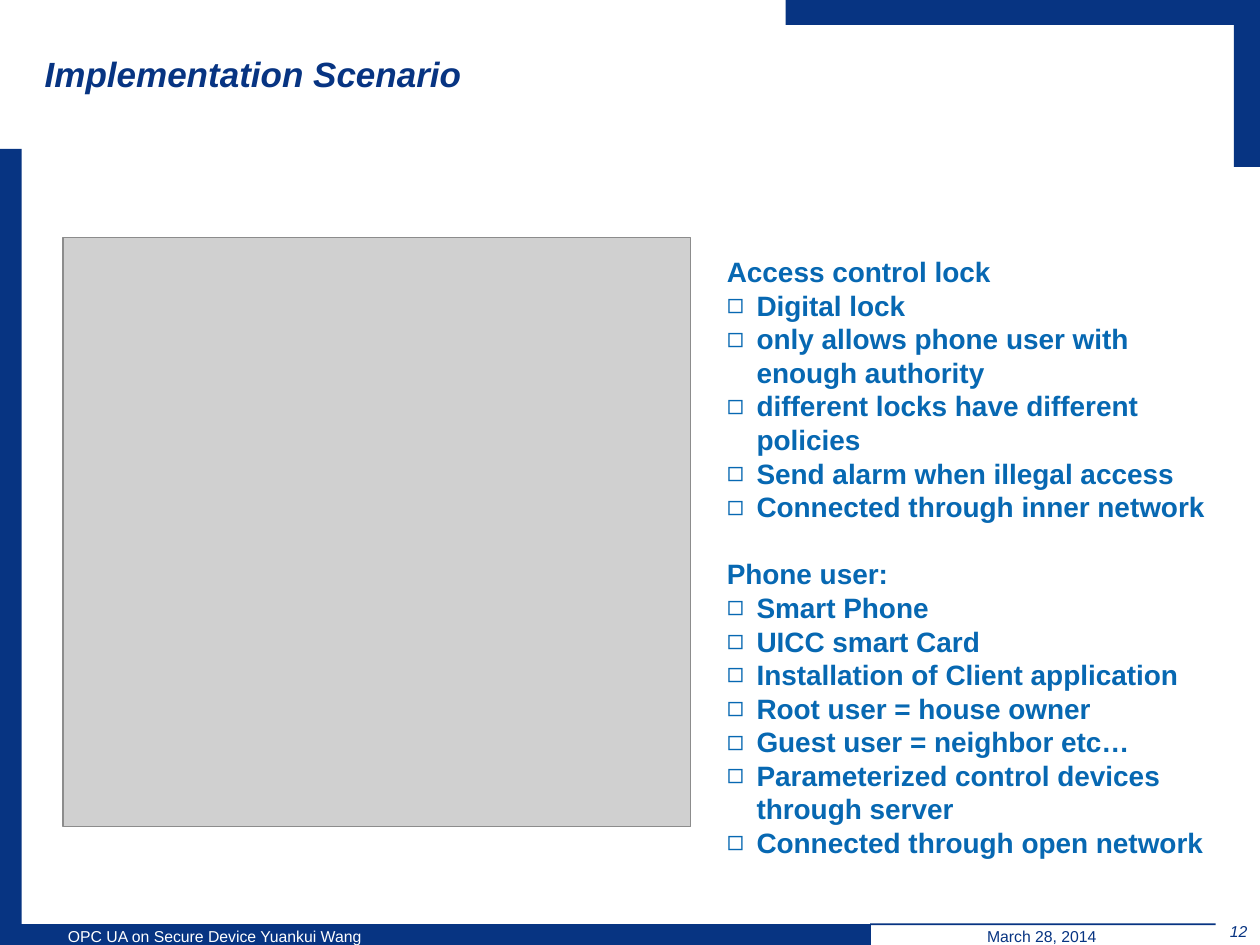
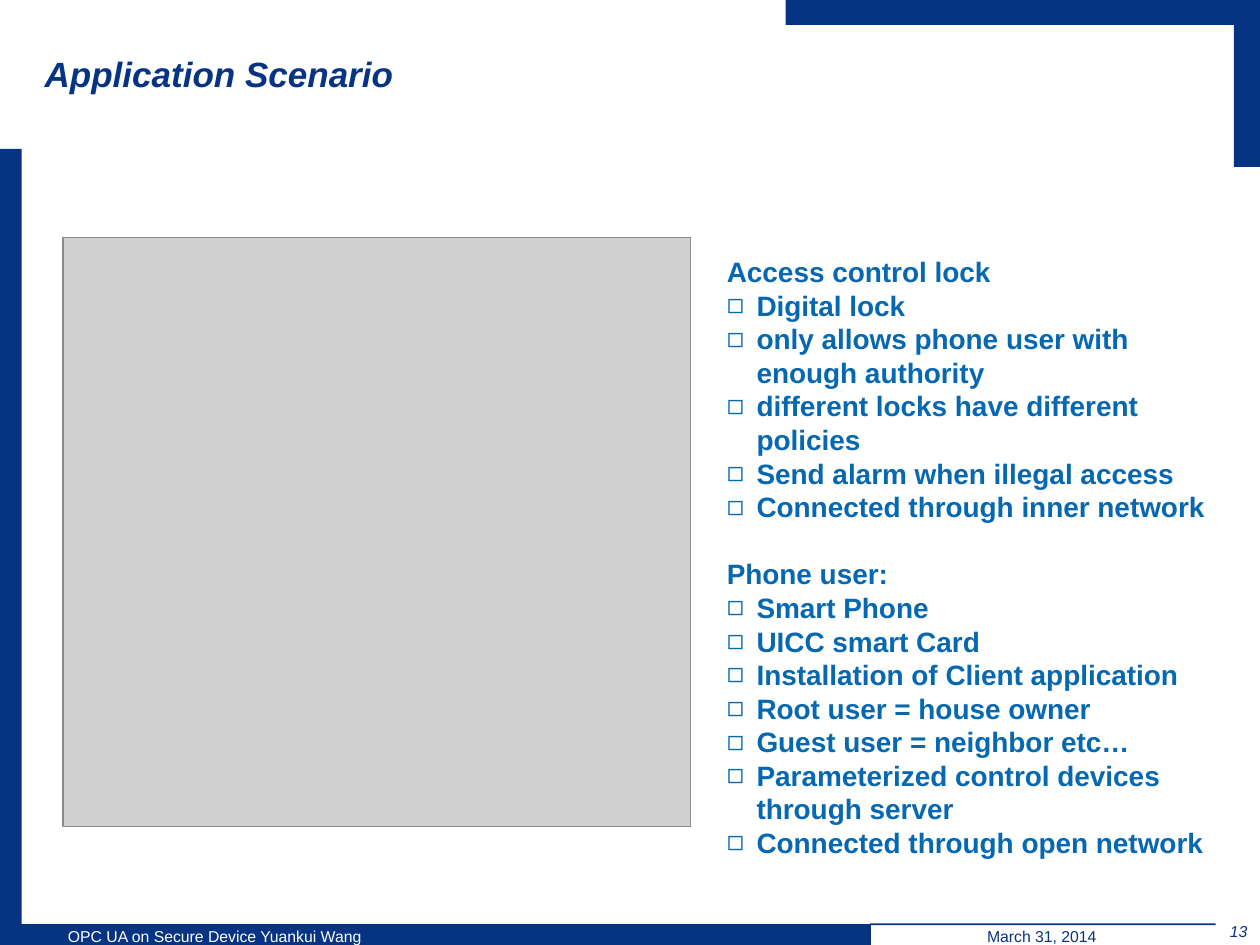
Before and after one commit to wsuetholz/opc-ua-wangyk-upb-morpho, a slide deck: slide 13 of ppt/Einleitung.pptx (slide 12 before the commit). Drawn at 1260x945 pixels with LibreOffice and Linux fonts; fonts in the diff are those of the drawing; grey boxes stand for pictures; background and template pictures are left out. Boxes give left, top, right and bottom in pixels: in the first picture for what was removed or moved away, otherwise in the second. Text is boxed around its words. In the diff, an @@ line names an element or a change of style, - is before the commit and + after.

```diff
--- a/ppt/Einleitung.pptx
+++ b/ppt/Einleitung.pptx
@@ title at [45,61,393,94]: text changed @@
-Implementation Scenario
+Application Scenario
@@ page number at [1230,926,1248,937]: text changed @@
-12
+13
@@ text at [987,930,1096,944]: text changed @@
-March 28, 2014
+March 31, 2014
```
Also in this commit, not shown: 14 other slides changed, 3 slides added, 1 slide removed.
